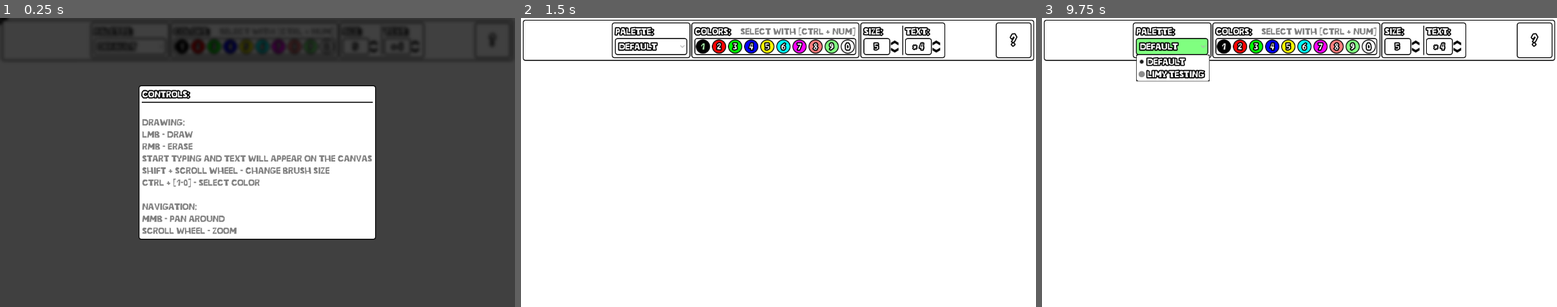
Above: before the commit, frames 1-3 (left to right).
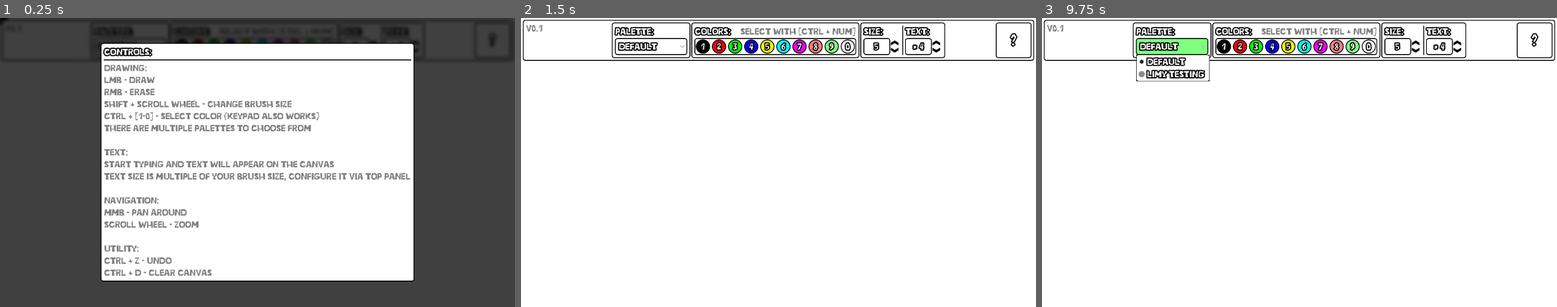
Above: after the commit, the same moments.

Repository: Limofeus/kvikpaint
Game: Godot game, scene res://scenes/main.tscn
Two runs of this game, one before a commit and one after it. Both use one fixed random seed, a clock stepped at 60 frames per second and the inputs below.
Inputs:
- Up to frame 1 (0.25 s): no input
- Up to frame 2 (1.5 s): click "Default" at 0.5 s; click "1" at 1.25 s
- Up to frame 3 (9.75 s): click "2" at 2 s; click "3" at 2.75 s; click "4" at 3.5 s; click "5" at 4.25 s; click "6" at 5 s; click "7" at 5.75 s; click "8" at 6.5 s; click "9" at 7.25 s; click "0" at 8 s; click "?" at 8.75 s; click "Default" at 9.5 s

The runs differ from the first frame. In frame 1, 32% of the frame differs, in the area x 19-81%, y 8-92%; in frame 2, less than 0.1%; in frame 3, less than 0.1%.

Commit message:
Better typing, updated help window, clear canvas hotkey

Diff:
--- a/project.godot
+++ b/project.godot
@@ -85,54 +85,69 @@
 "events": [Object(InputEventKey,"resource_local_to_scene":false,"resource_name":"","device":-1,"window_id":0,"alt_press …(192 unchanged characters)…
 ]
 }
+clear_canvas={
+"deadzone": 0.5,
+"events": [Object(InputEventKey,"resource_local_to_scene":false,"resource_name":"","device":-1,"window_id":0,"alt_pressed":false,"shift_pressed":false,"ctrl_pressed":false,"meta_pressed":false,"pressed":false,"keycode":0,"physical_keycode":68,"key_label":0,"unicode":1074,"location":0,"echo":false,"script":null)
+]
+}
 color_slot_1={
 "deadzone": 0.5,
 "events": [Object(InputEventKey,"resource_local_to_scene":false,"resource_name":"","device":-1,"window_id":0,"alt_press …(191 unchanged characters)…
+, Object(InputEventKey,"resource_local_to_scene":false,"resource_name":"","device":-1,"window_id":0,"alt_pressed":false,"shift_pressed":false,"ctrl_pressed":false,"meta_pressed":false,"pressed":false,"keycode":0,"physical_keycode":4194439,"key_label":0,"unicode":49,"location":0,"echo":false,"script":null)
 ]
 }
 color_slot_2={
 "deadzone": 0.5,
 "events": [Object(InputEventKey,"resource_local_to_scene":false,"resource_name":"","device":-1,"window_id":0,"alt_press …(191 unchanged characters)…
+, Object(InputEventKey,"resource_local_to_scene":false,"resource_name":"","device":-1,"window_id":0,"alt_pressed":false,"shift_pressed":false,"ctrl_pressed":false,"meta_pressed":false,"pressed":false,"keycode":0,"physical_keycode":4194440,"key_label":0,"unicode":50,"location":0,"echo":false,"script":null)
 ]
 }
 color_slot_3={
 "deadzone": 0.5,
 "events": [Object(InputEventKey,"resource_local_to_scene":false,"resource_name":"","device":-1,"window_id":0,"alt_press …(191 unchanged characters)…
+, Object(InputEventKey,"resource_local_to_scene":false,"resource_name":"","device":-1,"window_id":0,"alt_pressed":false,"shift_pressed":false,"ctrl_pressed":false,"meta_pressed":false,"pressed":false,"keycode":0,"physical_keycode":4194441,"key_label":0,"unicode":51,"location":0,"echo":false,"script":null)
 ]
 }
 color_slot_4={
 "deadzone": 0.5,
 "events": [Object(InputEventKey,"resource_local_to_scene":false,"resource_name":"","device":-1,"window_id":0,"alt_press …(191 unchanged characters)…
+, Object(InputEventKey,"resource_local_to_scene":false,"resource_name":"","device":-1,"window_id":0,"alt_pressed":false,"shift_pressed":false,"ctrl_pressed":false,"meta_pressed":false,"pressed":false,"keycode":0,"physical_keycode":4194442,"key_label":0,"unicode":52,"location":0,"echo":false,"script":null)
 ]
 }
 color_slot_5={
 "deadzone": 0.5,
 "events": [Object(InputEventKey,"resource_local_to_scene":false,"resource_name":"","device":-1,"window_id":0,"alt_press …(191 unchanged characters)…
+, Object(InputEventKey,"resource_local_to_scene":false,"resource_name":"","device":-1,"window_id":0,"alt_pressed":false,"shift_pressed":false,"ctrl_pressed":false,"meta_pressed":false,"pressed":false,"keycode":0,"physical_keycode":4194443,"key_label":0,"unicode":53,"location":0,"echo":false,"script":null)
 ]
 }
 color_slot_6={
 "deadzone": 0.5,
 "events": [Object(InputEventKey,"resource_local_to_scene":false,"resource_name":"","device":-1,"window_id":0,"alt_press …(191 unchanged characters)…
+, Object(InputEventKey,"resource_local_to_scene":false,"resource_name":"","device":-1,"window_id":0,"alt_pressed":false,"shift_pressed":false,"ctrl_pressed":false,"meta_pressed":false,"pressed":false,"keycode":0,"physical_keycode":4194444,"key_label":0,"unicode":54,"location":0,"echo":false,"script":null)
 ]
 }
 color_slot_7={
 "deadzone": 0.5,
 "events": [Object(InputEventKey,"resource_local_to_scene":false,"resource_name":"","device":-1,"window_id":0,"alt_press …(191 unchanged characters)…
+, Object(InputEventKey,"resource_local_to_scene":false,"resource_name":"","device":-1,"window_id":0,"alt_pressed":false,"shift_pressed":false,"ctrl_pressed":false,"meta_pressed":false,"pressed":false,"keycode":0,"physical_keycode":4194445,"key_label":0,"unicode":55,"location":0,"echo":false,"script":null)
 ]
 }
 color_slot_8={
 "deadzone": 0.5,
 "events": [Object(InputEventKey,"resource_local_to_scene":false,"resource_name":"","device":-1,"window_id":0,"alt_press …(191 unchanged characters)…
+, Object(InputEventKey,"resource_local_to_scene":false,"resource_name":"","device":-1,"window_id":0,"alt_pressed":false,"shift_pressed":false,"ctrl_pressed":false,"meta_pressed":false,"pressed":false,"keycode":0,"physical_keycode":4194446,"key_label":0,"unicode":56,"location":0,"echo":false,"script":null)
 ]
 }
 color_slot_9={
 "deadzone": 0.5,
 "events": [Object(InputEventKey,"resource_local_to_scene":false,"resource_name":"","device":-1,"window_id":0,"alt_press …(191 unchanged characters)…
+, Object(InputEventKey,"resource_local_to_scene":false,"resource_name":"","device":-1,"window_id":0,"alt_pressed":false,"shift_pressed":false,"ctrl_pressed":false,"meta_pressed":false,"pressed":false,"keycode":0,"physical_keycode":4194447,"key_label":0,"unicode":57,"location":0,"echo":false,"script":null)
 ]
 }
 color_slot_10={
 "deadzone": 0.5,
 "events": [Object(InputEventKey,"resource_local_to_scene":false,"resource_name":"","device":-1,"window_id":0,"alt_press …(191 unchanged characters)…
+, Object(InputEventKey,"resource_local_to_scene":false,"resource_name":"","device":-1,"window_id":0,"alt_pressed":false,"shift_pressed":false,"ctrl_pressed":false,"meta_pressed":false,"pressed":false,"keycode":0,"physical_keycode":4194438,"key_label":0,"unicode":48,"location":0,"echo":false,"script":null)
 ]
 }
 
--- a/scenes/main.tscn
+++ b/scenes/main.tscn
@@ -155,7 +155,16 @@
 layout_mode = 2
 alignment = 1
 
-[node name="TextureRect" type="TextureRect" parent="InterfaceLayer/MarginContainer/VBoxContainer/PanelContainer/MarginContainer/HBoxContainer/LeftContainer"]
+[node name="MarginContainer" type="MarginContainer" parent="InterfaceLayer/MarginContainer/VBoxContainer/PanelContainer/MarginContainer/HBoxContainer/LeftContainer"]
+layout_mode = 2
+
+[node name="Label" type="Label" parent="InterfaceLayer/MarginContainer/VBoxContainer/PanelContainer/MarginContainer/HBoxContainer/LeftContainer/MarginContainer"]
+layout_mode = 2
+size_flags_vertical = 0
+theme_type_variation = &"HintLabel"
+text = "v0.1"
+
+[node name="TextureRect" type="TextureRect" parent="InterfaceLayer/MarginContainer/VBoxContainer/PanelContainer/MarginContainer/HBoxContainer/LeftContainer/MarginContainer"]
 modulate = Color(1, 1, 1, 0)
 layout_mode = 2
 texture = SubResource("PlaceholderTexture2D_2qm6d")
@@ -361,17 +370,24 @@
 [node name="Controls hep" type="Label" parent="InterfaceLayer/Hint/ColorRect/CenterContainer/PanelContainer/MarginContainer/VBoxContainer"]
 layout_mode = 2
 theme_type_variation = &"HintLabel"
-text = "
-Drawing:
+text = "Drawing:
 LMB - Draw
 RMB - Erase
+Shift + Scroll Wheel - Change brush size
+Ctrl + [1-0] - Select color (Keypad also works)
+There are multiple palettes to choose from
+
+Text:
 Start typing and text will appear on the canvas
-Shift + Scroll Wheel - Change brush size
-Ctrl + [1-0] - Select color
+Text size is multiple of your brush size, configure it via top panel
 
 Navigation:
 MMB - Pan around
-Scroll Wheel - Zoom"
+Scroll Wheel - Zoom
+
+Utility:
+Ctrl + Z - Undo
+Ctrl + D - Clear canvas"
 
 [node name="Camera2D" type="Camera2D" parent="."]
 anchor_mode = 0
--- a/scripts/canvas.gd
+++ b/scripts/canvas.gd
@@ -27,6 +27,16 @@
 func get_canvas_coordinates(point : Vector2):
 	return canvas_dragger.get_canvas_coordinates(point)
 
+func clear_canvas():
+	save_to_undo_buffer()
+	canvas_image.fill(Color.WHITE)
+	canvas_texture.update(canvas_image)
+
+func save_to_undo_buffer():
+	undo_buffer.append(canvas_image.duplicate())
+	if undo_buffer.size() > MAX_UNDO_COUNT:
+		undo_buffer.remove_at(0)
+
 func undo_last_draw():
 	if undo_buffer.size() > 0:
 		canvas_image = undo_buffer.pop_back()
@@ -40,10 +50,7 @@
 	return canvas_image.duplicate()
 
 func apply_buffer(blur_edges : bool = false):
-
-	undo_buffer.append(canvas_image.duplicate())
-	if undo_buffer.size() > MAX_UNDO_COUNT:
-		undo_buffer.remove_at(0)
+	save_to_undo_buffer()
 
 	var rasterized_image = rasterizer_texture.get_image()
 	canvas_image.blend_rect(rasterized_image, Rect2(0, 0, 1600, 900), Vector2i.ZERO) #Change Rect2 dimensions to allow different size images
--- a/scripts/canvas_drag.gd
+++ b/scripts/canvas_drag.gd
@@ -54,7 +54,7 @@
 		background_shader.set_shader_parameter("canv_position", canvas_pos) #If you want to allow user to change ui scale, then multiply by this: * get_window().content_scale_factor
 		background_shader.set_shader_parameter("canv_zoom", camera_zoom)
 		background_shader.set_shader_parameter("canv_linear_zoom", camera_zoom_linear)
-		print(camera_zoom, camera_zoom_linear);
+		#print(camera_zoom, camera_zoom_linear);
 
 func get_canvas_coordinates(point : Vector2):
 	return (Vector2(point.x, point.y) / camera_zoom) - canvas_pos
--- a/scripts/controllers/brush_controller.gd
+++ b/scripts/controllers/brush_controller.gd
@@ -1,7 +1,7 @@
 extends Node
 class_name BrushController
 
-const FONT_SIZE_TO_ACTUAL_TEXT_SIZE = 0.8
+const FONT_SIZE_TO_ACTUAL_TEXT_SIZE = 0.7
 
 @export var _default_brush_settings : BrushSettings = preload("res://resources/custom/brush settings/default_brush_settings.tres")
 @export var _brush_settings : BrushSettings = null
@@ -28,7 +28,6 @@
 	if Input.is_action_pressed("sift_modifier_key"):
 		if event is InputEventMouseButton and event.pressed:
 			if Input.is_action_just_pressed("brush_size_increase"):
-				print("INCREASE BRUSH")
 				_brush_settings.brush_size += 1 + floor(_brush_settings.brush_size / 10.0)
 				_brush_settings.brush_size = min(_brush_settings.brush_size, 500)
 				apply_brush_settings(_brush_settings)
--- a/scripts/controllers/canvas_controller.gd
+++ b/scripts/controllers/canvas_controller.gd
@@ -11,6 +11,9 @@
 		if Input.is_action_just_pressed("undo_draw"):
 			canvas.undo_last_draw()
 
+		if Input.is_action_just_pressed("clear_canvas"):
+			canvas.clear_canvas()
+
 func set_image(image : Image):
 	canvas.call_deferred("set_image", image)
 
--- a/scripts/save_system.gd
+++ b/scripts/save_system.gd
@@ -33,7 +33,7 @@
 
 func save_to_file(save_resource : SaveResource) -> void:
 	var save_file = FileAccess.open(SAVE_FILE_PATH, FileAccess.WRITE)
-	print(save_resource)
+	#print(save_resource)
 	save_file.store_var(save_resource, true)
 	save_file.close()
 
--- a/scripts/states/text_draw_state.gd
+++ b/scripts/states/text_draw_state.gd
@@ -1,10 +1,14 @@
 extends CanvasDrawState
 class_name TextDrawState
+
+const MOUSE_MOVE_THRESHOLD = 5
 
 @export var text_holder : Control = null
 @export var text_buffer : Label = null
 @export var stop_draw_state : StopDrawingState = null
 var current_string : String = ""
+
+var start_type_mouse_coords = Vector2.ZERO
 
 func _unhandled_input(event):
 	if event is InputEventKey and event.pressed:
@@ -14,8 +18,20 @@
 				stop_draw_state._set_current()
 			return
 
-		var key_string = OS.get_keycode_string(event.key_label)
-		key_string = key_string.replace("Space", " ")
+		var key_name = OS.get_keycode_string(event.key_label)
+		var key_string = str(char(event.unicode))
+
+		#print(key_name)
+		#print(str(event.unicode))
+
+		if key_name == "Enter":
+			key_string = "\n"
+
+		if key_name == "Backspace" and is_current:
+			if current_string.length() > 0:
+				current_string = current_string.substr(0, current_string.length() - 1)
+				text_buffer.text = current_string
+
 		if key_string.length() != 1:
 			return
 
@@ -25,10 +41,13 @@
 			super._set_current()
 			text_holder.position = canvas.get_canvas_coordinates(get_viewport().get_mouse_position())
 
+			start_type_mouse_coords = get_viewport().get_mouse_position()
+
 		text_buffer.text = current_string
 
 	if event is InputEventMouseMotion and current_string.length() > 0:
-		stop_draw_state._set_current()
+		if get_viewport().get_mouse_position().distance_to(start_type_mouse_coords) > MOUSE_MOVE_THRESHOLD:
+			stop_draw_state._set_current()
 
 func _on_exit():
 	draw_to_canvas()
Not shown, added: fonts/ruthless_sketch/License.txt
Binary file added: fonts/ruthless_sketch/RuthlessSketch.ttf
Not shown, added: fonts/ruthless_sketch/RuthlessSketch.ttf.import
Binary file added: fonts/ruthless_sketch/RuthlessSketchItalic.ttf
Not shown, added: fonts/ruthless_sketch/RuthlessSketchItalic.ttf.import
Not shown, added: fonts/ruthless_sketch/readme.txt
